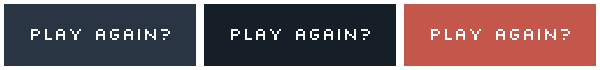
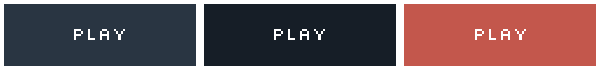
Revision of a layered 600x70 image; what changed, layer by layer:
added group "play" with 12 layers above "play again" over [31,29,570,40]
added group "3" (1st of 2, in "play") with 3 layers in group "play" over [431,29,570,40]
added layer "Play" (1st of 3, in "play" › "3") in group "3" over [475,29,526,40]
added layer "Layer 1" (1st of 6, in "play" › "3") in group "3" over [431,29,570,40]
added layer "Background" (1st of 6, in "play" › "3") in group "3" over [431,29,570,40]
added group "2" (1st of 2, in "play") with 3 layers in group "play" over [231,29,370,40]
added layer "Play" (2nd of 3, in "play" › "2") in group "2" over [274,29,325,40]
added layer "Layer 1" (2nd of 6, in "play" › "2") in group "2" over [231,29,370,40]
added layer "Background" (2nd of 6, in "play" › "2") in group "2" over [231,29,370,40]
added group "1" (1st of 2, in "play") with 3 layers in group "play" over [31,29,170,40]
added layer "Play" (3rd of 3, in "play" › "1") in group "1" over [74,29,125,40]
added layer "Layer 1" (3rd of 6, in "play" › "1") in group "1" over [31,29,170,40]
added layer "Background" (3rd of 6, in "play" › "1") in group "1" over [31,29,170,40]
moved "3" (2nd of 2, in "play again") into group "play again" over [431,29,570,40]
moved "2" (2nd of 2, in "play again") into group "play again" over [231,29,370,40]
moved "1" (2nd of 2, in "play again") into group "play again" over [31,29,170,40]
